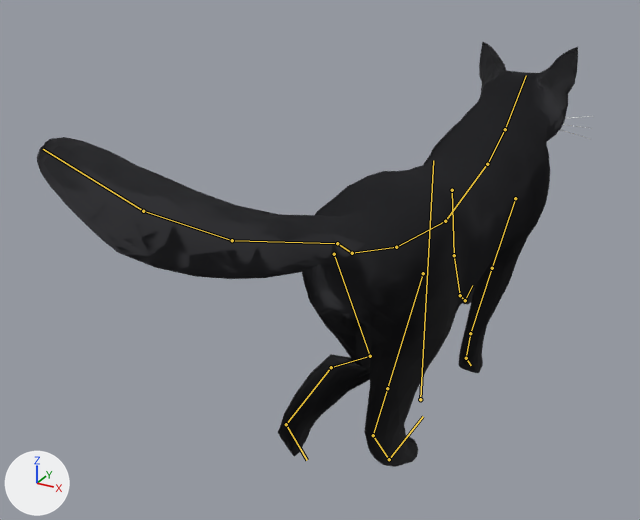
An edit to the FBX model Draho/Assets/_Draho/Art/Cat/Drahomil.fbx, drawn before and after from the same camera.
Camera for both pictures: a 50 mm lens placed at (0.246, -0.63, 0.432), pointed at (-0.066, -0.062, 0.148). Every picture has the same lights, and +X, +Y and +Z are marked at lower left. The picture after the commit comes second. Both versions are drawn at frame 21 of the action 'DrahomilRig|Walk'; the numbers are the values there. The bones that change, and the others that lie on the model, are drawn over the model as lines.

The first picture shows 'DrahomilBody'.
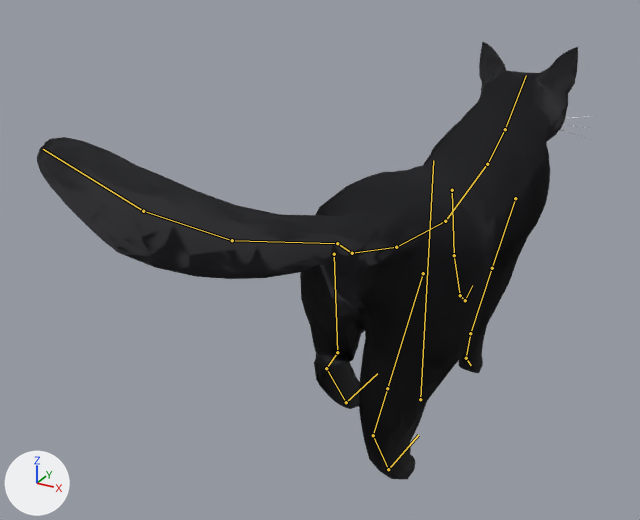
Commit message: Cat walk: hind legs stay in their own lanes (no scissoring in the slow walk)

Pixel boxes [x1, y1, x2, y2] of what changed, in the pictures (640 x 520 px):
'DrahomilFur', posed (not visible before): after [37, 42, 578, 480]
'DrahomilBody', posed: before [37, 42, 591, 467]; after [560, 116, 591, 139]
bone 'Thigh.L', root to tip: before (334, 254) to (370, 356); after (334, 254) to (337, 352)
bone 'Foot.L', root to tip: before (331, 367) to (286, 424); after (326, 368) to (346, 402)
bone 'Toe.L', root to tip: before (286, 424) to (307, 460); after (346, 402) to (377, 373)
bone 'Foot.R', root to tip: before (373, 435) to (389, 459); after (373, 435) to (388, 469)
bone 'Toe.R', root to tip: before (389, 459) to (423, 416); after (388, 469) to (418, 435)

The edits, one by one:
Bone 'Thigh.L' (bone_thigh_l) turns from (12, -2, 19) to (-10, -42, 27) degrees about its own x, y and z.
Bone 'Foot.L' (bone_foot_l) turns from (0, 0, 0) to (67, 22, -32) degrees about its own x, y and z.
Bone 'Toe.L' (bone_toe_l) turns from (0, 0, 0) to (-7, 0, -6) degrees about its own x, y and z.
Bone 'Thigh.R' (bone_thigh_r) turns from (3, 0, -6) to (5, 60, -2) degrees about its own x, y and z.
Bone 'Foot.R' (bone_foot_r) turns from (0, 0, 0) to (-17, 7, 43) degrees about its own x, y and z.
Bone 'Toe.R' (bone_toe_r) turns from (0, 0, 0) to (-8, 2, 30) degrees about its own x, y and z.
